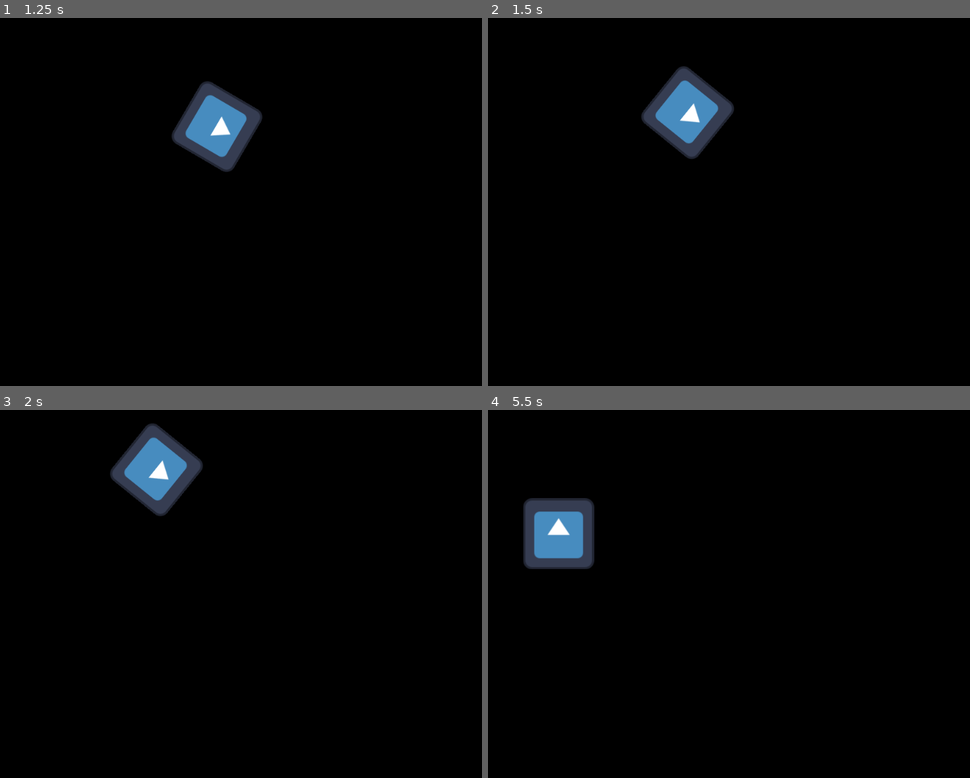
Above: before the commit, frames 1-4 (two rows, left to right).
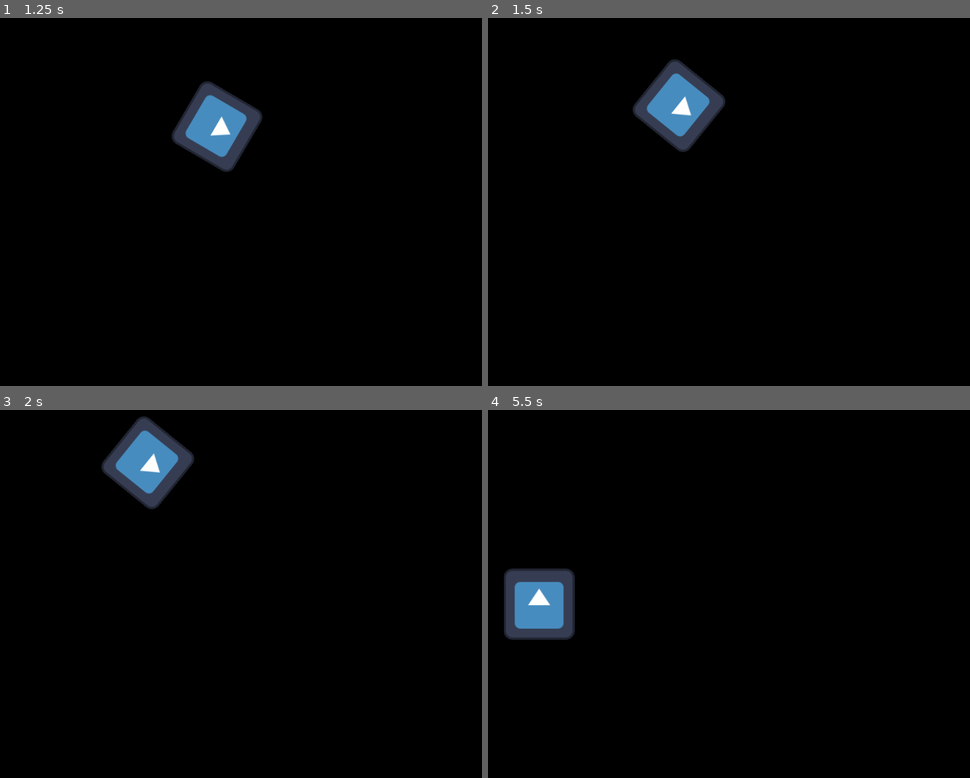
Above: after the commit, the same moments.

Repository: ankit-suman-07/GODOT-Echoes-In-Dark
Game: Godot game, scene res://scenes/level.tscn
The game is run twice, just before and just after one commit, with the same random seed, the same clock (stepped at 60 frames per second) and the same inputs. The project has no main scene, so this scene is started directly. The engine's default icon, where the game draws it, is replaced by a stand-in: a white triangle on a blue panel in a dark square.
Inputs:
- Up to frame 1 (1.25 s): tap Enter at 0.5 s; hold D (right) from 0.53 s (still down); hold Shift (sprint) from 0.53 s (still down)
- Up to frame 2 (1.5 s): release D (right) at 1.28 s; release Shift (sprint) at 1.28 s; hold S (back) from 1.28 s (still down); tap Shift (sprint) at 1.35 s
- Up to frame 3 (2 s): keep holding S (back)
- Up to frame 4 (5.5 s): release S (back) at 2.03 s; hold D (right) 2.03-2.78 s; hold Shift (sprint) 2.03-2.78 s; hold W (forward) 2.78-3.53 s; tap Shift (sprint) at 2.85, 4.35 s; hold Shift (sprint) 3.53-4.28 s; hold A (left) 3.53-5.03 s; hold S (back) from 5.03 s (still down); hold Shift (sprint) from 5.03 s (still down)

Frame 1 is identical in both runs. In frame 2, 1.8% of the frame differs, in the area x 29-52%, y 11-39%; in frame 3, 1.8%; in frame 4, 5.6%, in the area x 3-23%, y 23-63%.

Commit message:
Add sprint

Diff:
--- a/scripts/player.gd
+++ b/scripts/player.gd
@@ -11,6 +11,11 @@
 	if Input.is_action_pressed("right"):
 		rotation += TURN_SPEED * delta
 
+	if Input.is_action_pressed("sprint"):
+		SPEED = 500.0
+	else:
+		SPEED = 200.0
+
 	# Move forward/backward
 	var direction = Vector2.ZERO
 
@@ -22,4 +27,5 @@
 
 	velocity = direction * SPEED
 
+	# Apply movement
 	move_and_slide()
